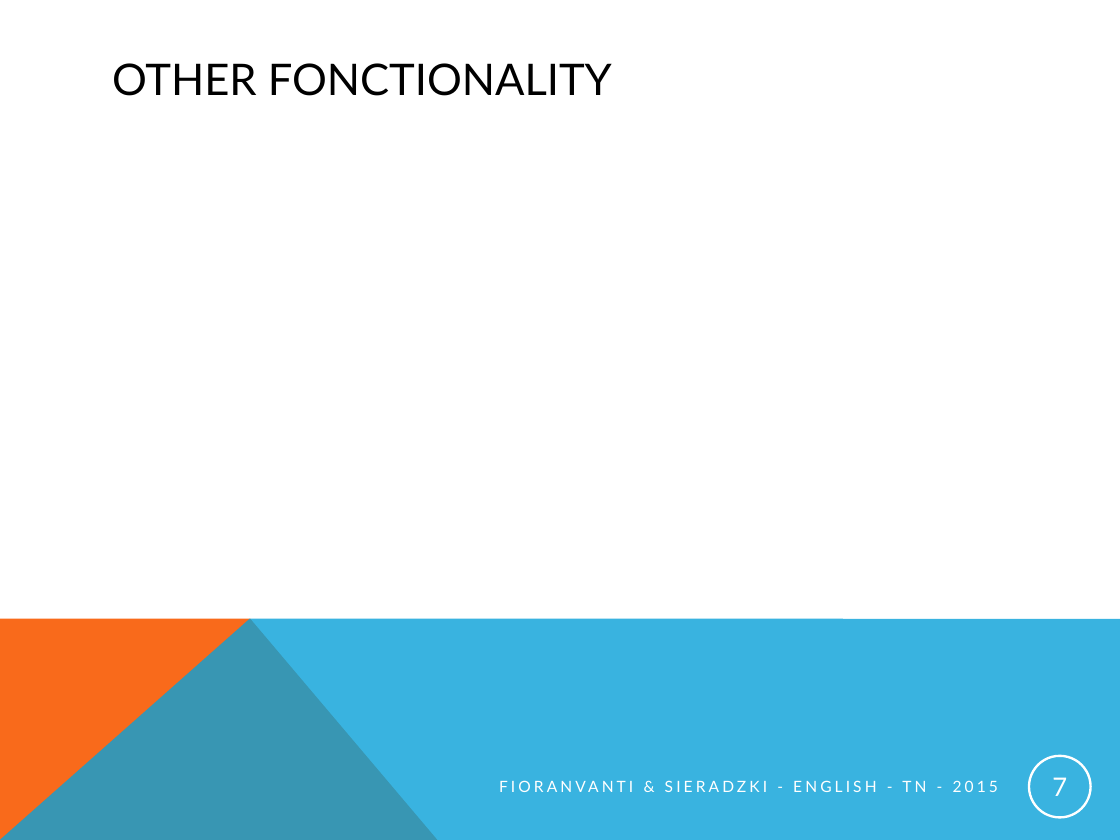
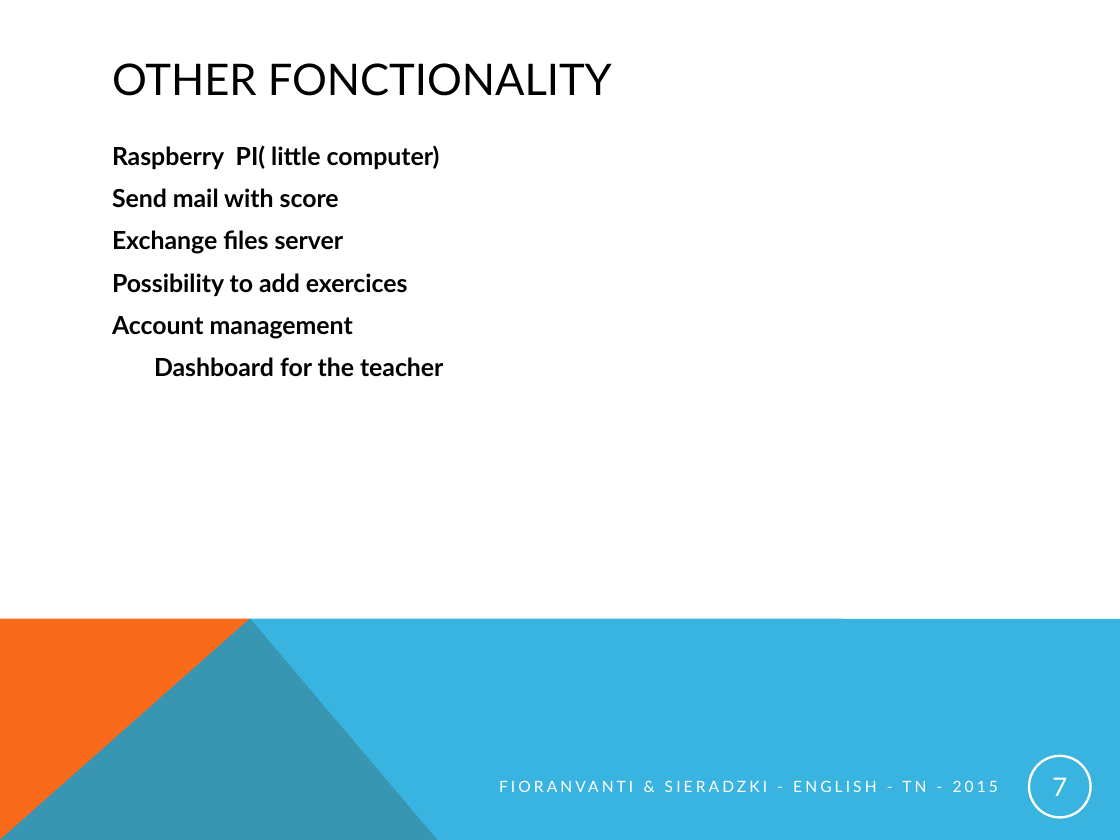
Before and after one commit to pINKmUNster/Projet_Anglais, a slide deck: slide 7 of English_presentation_project.pptx. Drawn at 1120x840 pixels with LibreOffice and Linux fonts; fonts in the diff are those of the drawing. Boxes give left, top, right and bottom in pixels: in the first picture for what was removed or moved away, otherwise in the second. Text is boxed around its words. In the diff, an @@ line names an element or a change of style, - is before the commit and + after.

```diff
--- a/English_presentation_project.pptx
+++ b/English_presentation_project.pptx
@@ text added at (x1=112, y1=145, x2=443, y2=377), 16 pt, text #000000, bold @@
+Raspberry PI( little computer)
+Send mail with score
+Exchange files server
+Possibility to add exercices
+Account management
+Dashboard for the teacher
```
Also in this commit, not shown: 6 other slides changed.
